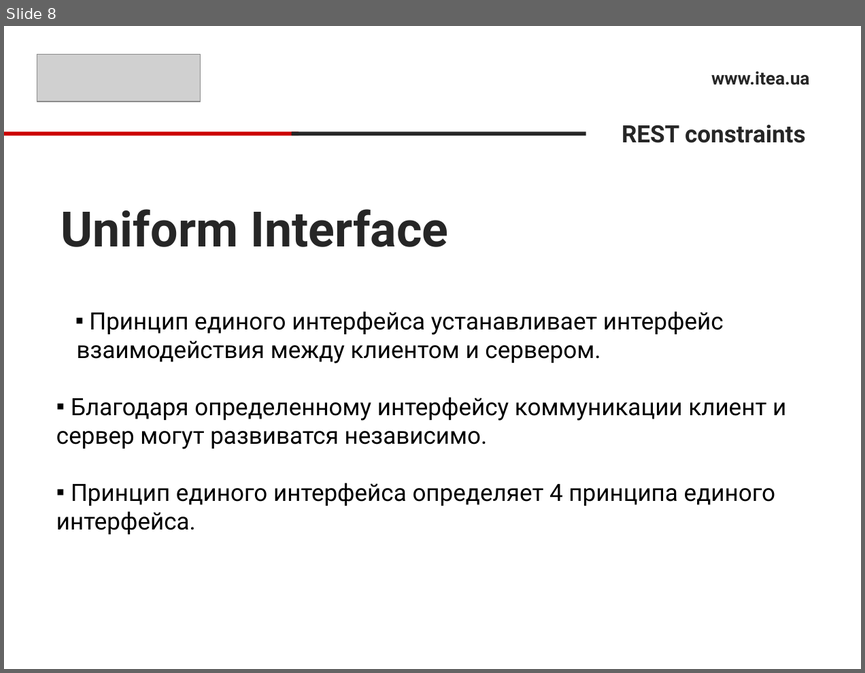
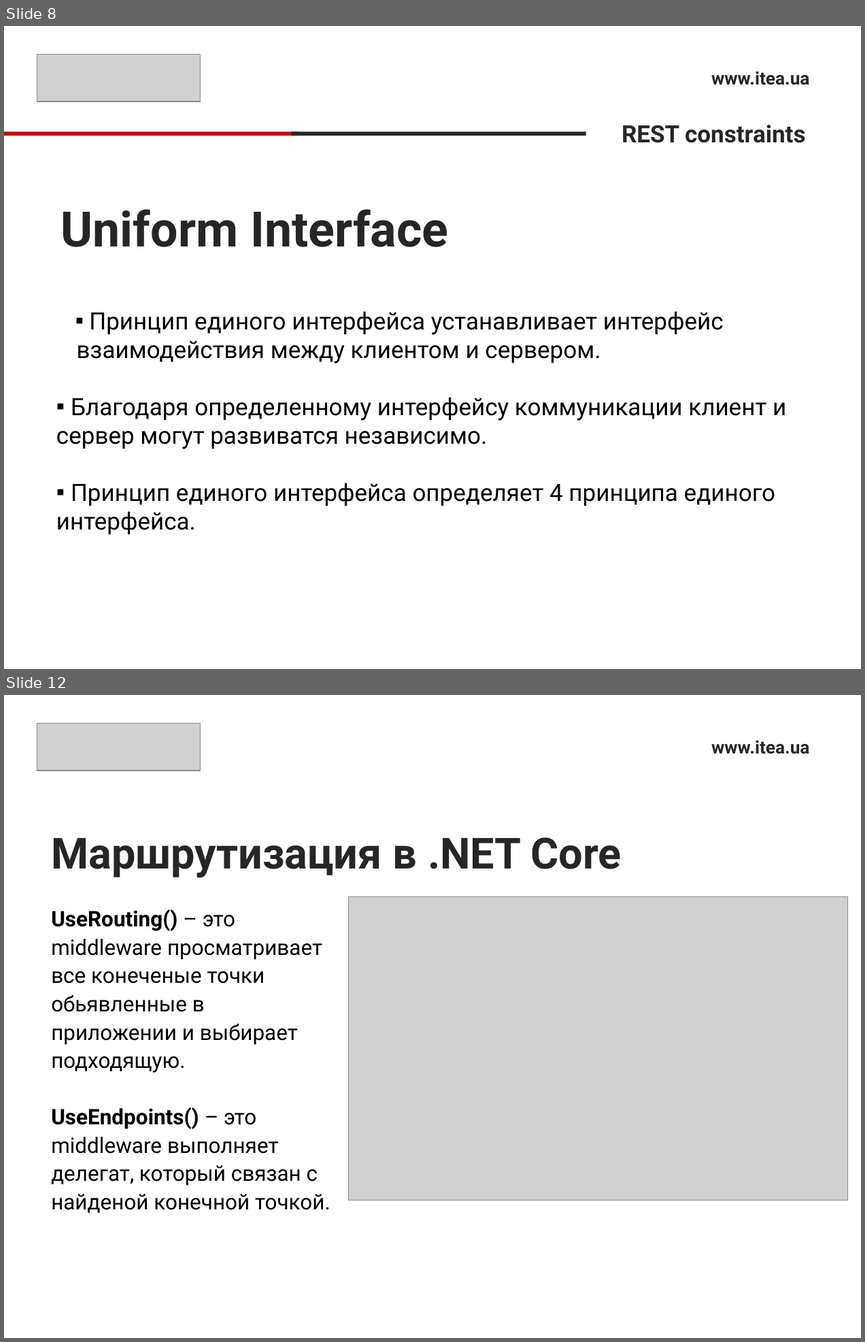
Before and after one commit to sonnov/NetCore, a slide deck: 5.Controller/Controller.pptx. Shown one above the other, each under a label of ours: slide 8 before the commit, slides 8 and 12 after it; the slides between them are not shown. The pictures are 865x673 and 865x1342 pixels, drawn with LibreOffice and Linux fonts; fonts in the diff are those of the drawing; grey boxes stand for pictures. Boxes give left, top, right and bottom in pixels: in the first picture for what was removed or moved away, otherwise in the second. Text is boxed around its words. In the diff, an @@ line names an element or a change of style, - is before the commit and + after.

```diff
--- a/5.Controller/Controller.pptx
+++ b/5.Controller/Controller.pptx
@@ slide 12 added at <box>4,695,861,1338</box>, background #FFFFFF @@
@@ picture added at <box>37,724,201,770</box> @@
@@ text added at <box>711,740,809,754</box>, 15 pt, text #262626, bold @@
+www.itea.ua
@@ title added at <box>51,837,621,878</box>, 36 pt, text #262626, bold @@
+Маршрутизация в .NET Core
@@ picture added at <box>349,896,847,1200</box> @@
@@ text added at <box>51,909,330,1212</box>, 18 pt, text #000000 @@
+UseRouting() – это middleware просматривает все конеченые точки обьявленные в приложении и выбирает подходящую.
+UseEndpoints() – это middleware выполняет делегат, который связан с найденой конечной точкой.
```
Also in this commit, not shown: 1 slide changed, 6 other slides added, 9 slides removed.
